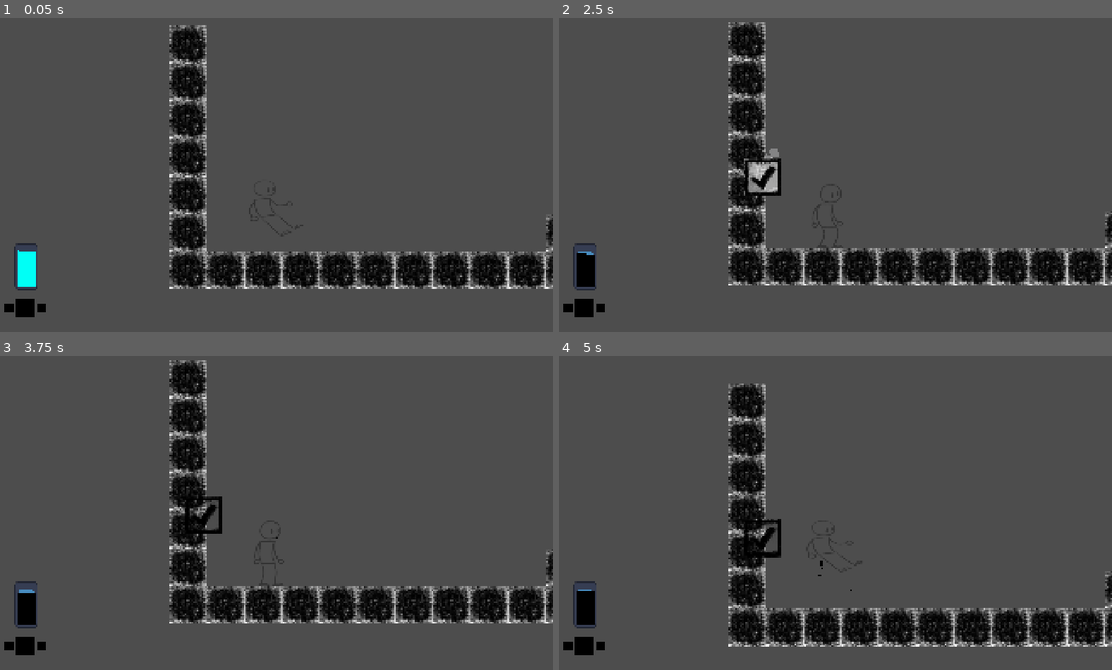
Above: before the commit, frames 1-4 (two rows, left to right).
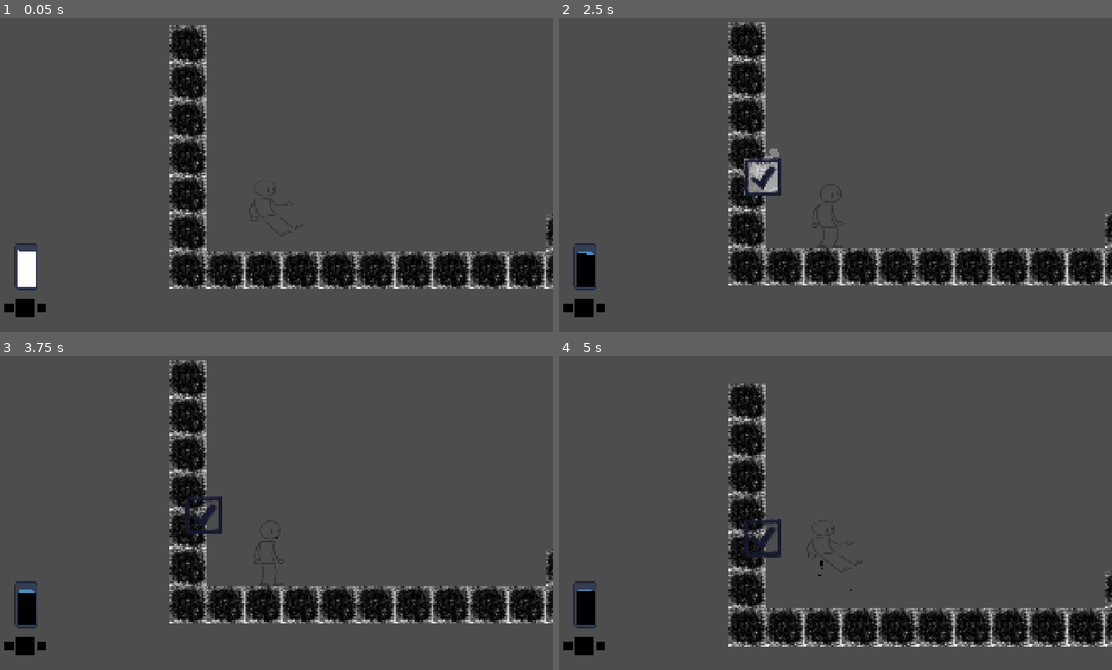
Above: after the commit, the same moments.

Repository: YhagoTomasini/Exlabers_Felpojam_026
Game: Godot game, scene res://Cenas/sala_de_testes.tscn
The game is run twice, just before and just after one commit, with the same random seed, the same clock (stepped at 60 frames per second) and the same inputs. The engine's default icon, where the game draws it, is replaced by a stand-in: a white triangle on a blue panel in a dark square.
Inputs (mouse positions are in pixels of both pictures, inside the frame that each line leads up to):
- Up to frame 1 (0.05 s): no input
- Up to frame 2 (2.5 s): tap Enter at 0.5 s; move the mouse to (802, 237) at 0.52 s; hold E (UI_move_right) 0.53-2.03 s; click (802, 237) at 0.6 s; tap Up (ui_up) at 0.77, 1.52 s; move the mouse to (1001, 222) at 1.27 s; click (1001, 222) at 1.35 s; move the mouse to (658, 124) at 2.02 s; hold Q (UI_move_left) from 2.03 s (still down); hold Right mouse button (clickRight) from 2.03 s (still down); click (658, 124) at 2.3 s
- Up to frame 3 (3.75 s): keep holding Q (UI_move_left); move the mouse to (298, 513) at 2.77 s; release Right mouse button (clickRight) at 2.78 s; click (298, 513) at 2.85 s; tap Up (ui_up) at 3.02 s; move the mouse to (188, 431) at 3.52 s; click (188, 431) at 3.6 s
- Up to frame 4 (5 s): tap Up (ui_up) at 3.77, 4.52 s; move the mouse to (951, 497) at 4.27 s; release Q (UI_move_left) at 4.28 s; hold E (UI_move_right) from 4.28 s (still down); right-click (951, 497) at 4.35 s; click (951, 497) at 4.55 s

The runs differ from the first frame. In frame 1, 0.4% of the frame differs, in the area x 3-7%, y 73-86%; in frame 2, 0.4%; in frame 3, 0.4%; in frame 4, 0.4%, in the area x 33-41%, y 51-65%.

Commit message:
ajustes no codigo da ui das cores das tintas

Diff:
--- a/felpojams-dos-exlabers/Codigos/marca.gd
+++ b/felpojams-dos-exlabers/Codigos/marca.gd
@@ -22,7 +22,7 @@
 			else:
 				alpha = Globals.tanqueTintaPreta / Globals.maxTanque
 				print(alpha, "-", Globals.tanqueTintaPreta)
-				simbulo.self_modulate = Color()
+				#simbulo.self_modulate = Color()
 				simbulo.modulate = Color(1.0, 1.0, 1.0, alpha)
 				Globals.tanqueTintaPreta -= 1
 
@@ -32,7 +32,7 @@
 			else:
 				alpha = Globals.tanqueTintaMagenta / Globals.maxTanque
 				print(alpha, "-", Globals.tanqueTintaMagenta)
-				simbulo.self_modulate = Color(1.0, 0.0, 1.0, 1.0)
+				#simbulo.self_modulate = Color(1.0, 0.0, 1.0, 1.0)
 				simbulo.modulate = Color(1.0, 1.0, 1.0, alpha)
 				Globals.tanqueTintaMagenta -= 1
 
@@ -42,7 +42,7 @@
 			else:
 				alpha = Globals.tanqueTintaAmarelo / Globals.maxTanque
 				print(alpha, "-", Globals.tanqueTintaAmarelo)
-				simbulo.self_modulate = Color(1.0, 1.0, 0.0, 1.0)
+				#simbulo.self_modulate = Color(1.0, 1.0, 0.0, 1.0)
 				simbulo.modulate = Color(1.0, 1.0, 1.0, alpha)
 				Globals.tanqueTintaAmarelo -= 1
 
@@ -52,6 +52,6 @@
 			else:
 				alpha = Globals.tanqueTintaCiano / Globals.maxTanque
 				print(alpha, "-", Globals.tanqueTintaCiano)
-				simbulo.self_modulate = Color(0.0, 1.0, 1.0, 1.0)
+				#simbulo.self_modulate = Color(0.0, 1.0, 1.0, 1.0)
 				simbulo.modulate = Color(1.0, 1.0, 1.0, alpha)
 				Globals.tanqueTintaCiano -= 1
--- a/felpojams-dos-exlabers/Codigos/ui_tintas.gd
+++ b/felpojams-dos-exlabers/Codigos/ui_tintas.gd
@@ -22,17 +22,22 @@
 
 	#Sempre que chamado irá verificar qual a tinta atual
 	if Globals.corAtual == 0:
+		barra.self_modulate = Color(0.0, 0.0, 0.0, 1.0)
 		estoqueAtual = Globals.tanqueTintaPreta
+
 	elif Globals.corAtual == 2:
 		estoqueAtual = Globals.tanqueTintaMagenta
+		barra.self_modulate = Color(1.0, 0.0, 1.0, 1.0)
+
 	elif Globals.corAtual == 1:
 		estoqueAtual = Globals.tanqueTintaAmarelo
+		barra.self_modulate = Color(1.0, 1.0, 0.0, 1.0)
+
 	elif Globals.corAtual == 3:
 		estoqueAtual = Globals.tanqueTintaCiano
+		barra.self_modulate = Color(0.0, 1.0, 1.0, 1.0)
 
-	#E vai mudar a cor da barra (que está usando o msm sprite dos icone da tinta na ui, momentaneamente)
 	#e escala ela baseado no maximo que teria de tinta e a quantidadde de tinta atual
-	barra.texture = Globals.arrayTintas[Globals.corAtual]
 	barra.scale.y = (estoqueAtual / Globals.maxTanque)*2
 
 	print(Globals.barraEstoqueSize)
--- a/felpojams-dos-exlabers/Prefabs/ui_tintas.tscn
+++ b/felpojams-dos-exlabers/Prefabs/ui_tintas.tscn
@@ -3,7 +3,7 @@
 [ext_resource type="Texture2D" uid="uid://c131j4cd1l0pp" path="res://icon.svg" id="1_8xrun"]
 [ext_resource type="Script" uid="uid://btslllw50g2d2" path="res://Codigos/ui_tintas.gd" id="1_y871h"]
 [ext_resource type="Shader" uid="uid://c8e2ftnoacjtm" path="res://new_shader.gdshader" id="3_badn5"]
-[ext_resource type="Texture2D" uid="uid://eogfkidclgro" path="res://Imagens/cianoUI.png" id="3_mpdm0"]
+[ext_resource type="Texture2D" uid="uid://dfxsbrknioce6" path="res://Imagens/quadradoBranco.png" id="4_badn5"]
 
 [sub_resource type="ShaderMaterial" id="ShaderMaterial_mpdm0"]
 shader = ExtResource("3_badn5")
@@ -37,7 +37,7 @@
 material = SubResource("ShaderMaterial_mpdm0")
 position = Vector2(105.8, -120)
 scale = Vector2(1, 2)
-texture = ExtResource("3_mpdm0")
+texture = ExtResource("4_badn5")
 offset = Vector2(0, -32)
 
 [node name="IconeT13" type="TextureRect" parent="."]
--- a/felpojams-dos-exlabers/new_shader.gdshader
+++ b/felpojams-dos-exlabers/new_shader.gdshader
@@ -16,5 +16,5 @@
         discard;
     }
 
-    COLOR = texture(TEXTURE, uv);
+    COLOR = texture(TEXTURE, uv)*COLOR;
 }
Binary file added: felpojams-dos-exlabers/Imagens/quadradoBranco.png
Not shown, added: felpojams-dos-exlabers/Imagens/quadradoBranco.png.import
Not shown, added: felpojams-dos-exlabers/Imagens/quadradoBranco.clip
